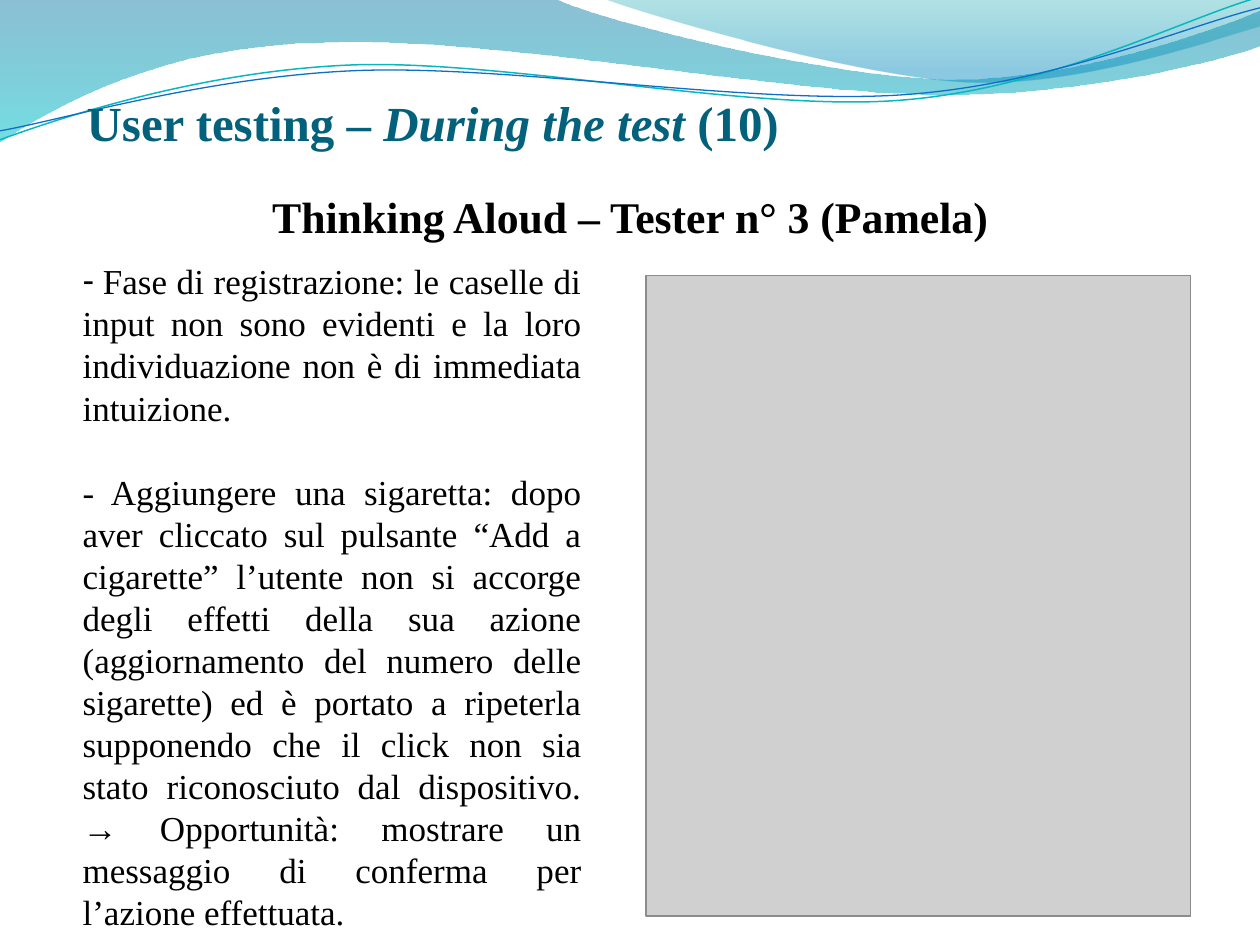
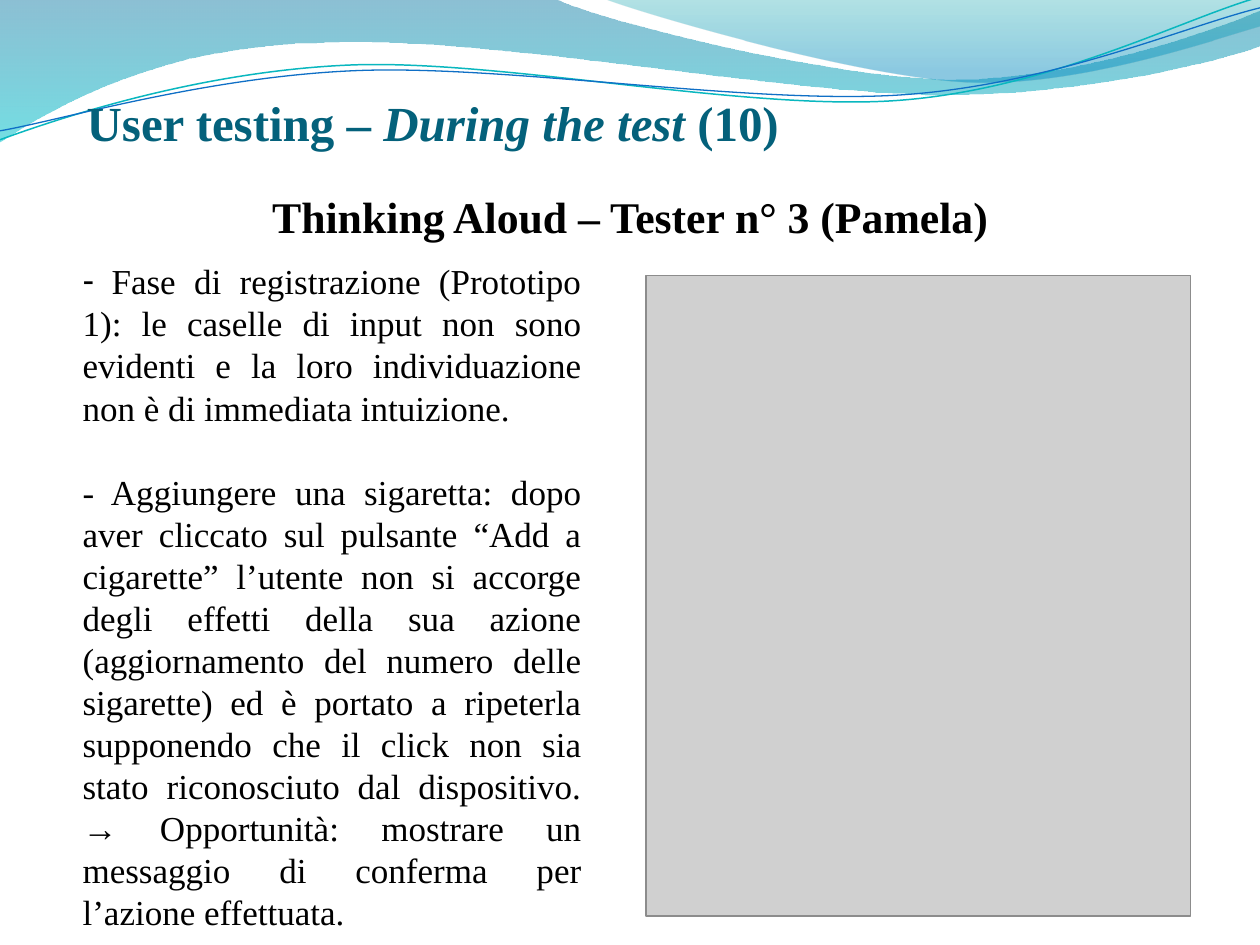
Before and after one commit to giusmastro91/Cognitive-systems, a slide deck: slide 33 of Prova_6_RisultatiValutazione/Leone_Mastrosimone_PresentazioneProgetto.pptx (slide 32 before the commit). Drawn at 1260x945 pixels with LibreOffice and Linux fonts; fonts in the diff are those of the drawing; grey boxes stand for pictures; background and template pictures are left out. Boxes give left, top, right and bottom in pixels: in the first picture for what was removed or moved away, otherwise in the second. Text is boxed around its words. In the diff, an @@ line names an element or a change of style, - is before the commit and + after.

```diff
--- a/Prova_6_RisultatiValutazione/Leone_Mastrosimone_PresentazioneProgetto.pptx
+++ b/Prova_6_RisultatiValutazione/Leone_Mastrosimone_PresentazioneProgetto.pptx
@@ text at [83, 269, 581, 422]: text changed @@
-– Fase di registrazione: le caselle di input non sono evidenti e la loro individuazione non è di immediata intuizione.
+– Fase di registrazione (Prototipo 1): le caselle di input non sono evidenti e la loro individuazione non è di immediata intuizione.
```
Also in this commit, not shown: 5 other slides changed.
